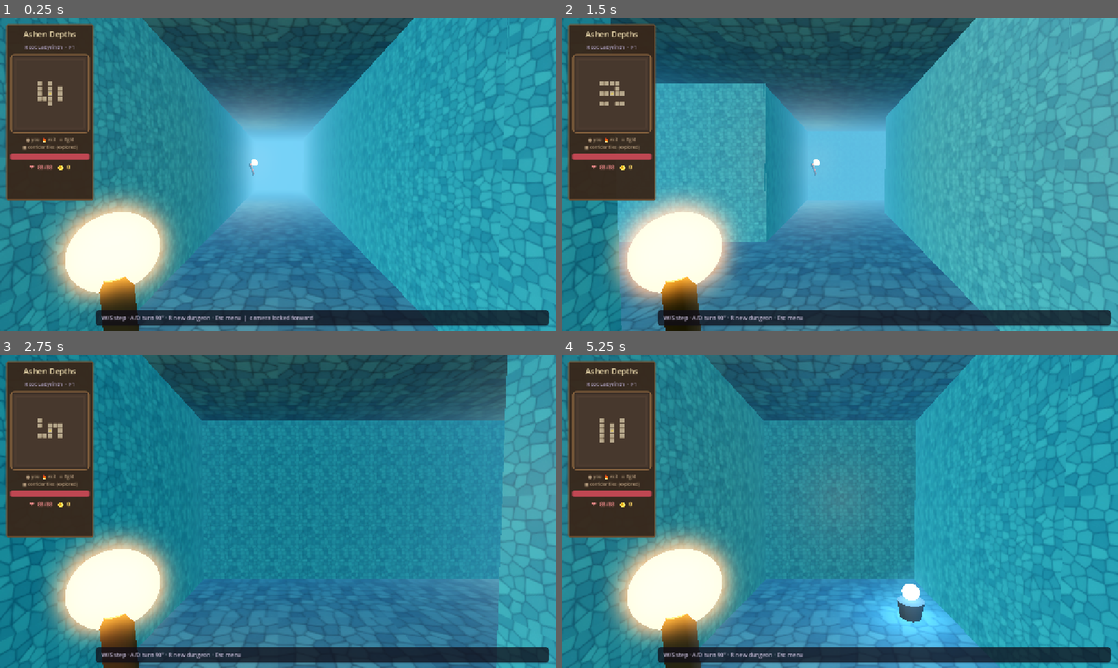
Above: before the commit, frames 1-4 (two rows, left to right).
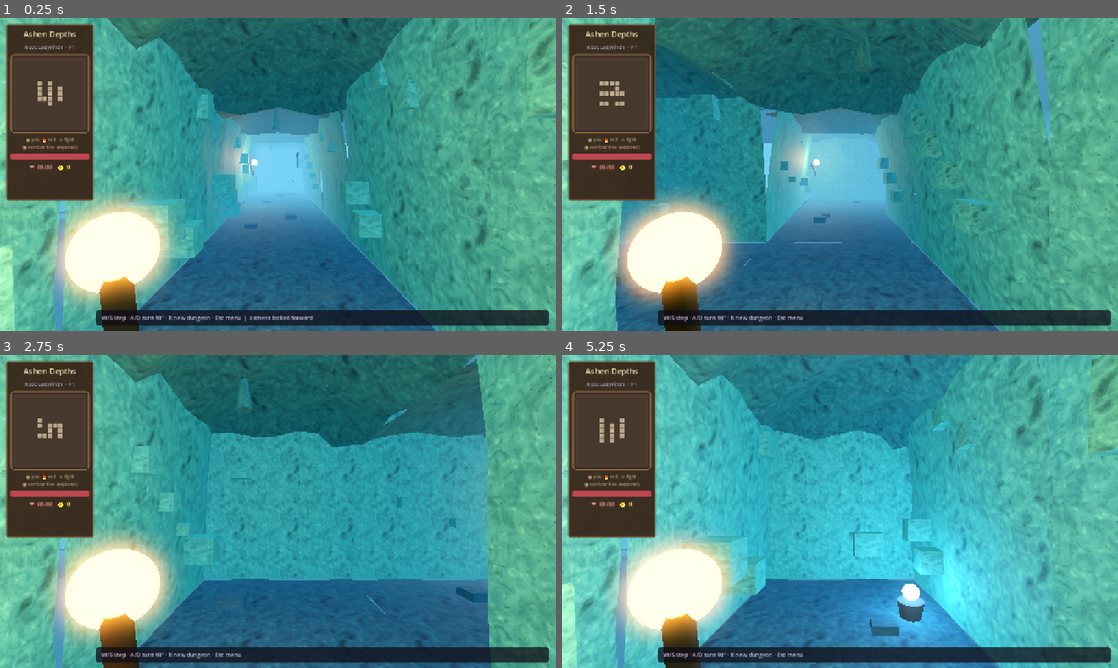
Above: after the commit, the same moments.

Repository: maikalpandas-lgtm/ashen-depths
Game: Godot game, scene res://scenes/main.tscn
Same seed, same stepped clock (60 frames per second), same inputs: the game is played once before the commit and once after it.
Inputs:
- Up to frame 1 (0.25 s): no input
- Up to frame 2 (1.5 s): tap Enter at 0.5 s; hold R (regenerate_dungeon) 0.53-1.28 s; hold W (move_forward) from 0.53 s (still down); tap Space at 1.25 s; tap R (regenerate_dungeon) at 1.35 s
- Up to frame 3 (2.75 s): keep holding W (move_forward); tap Enter at 2 s; hold R (regenerate_dungeon) from 2.03 s (still down)
- Up to frame 4 (5.25 s): keep holding W (move_forward); tap Space at 2.75, 4.25 s; release R (regenerate_dungeon) at 2.78 s; tap R (regenerate_dungeon) at 2.85, 4.35 s; tap Enter at 3.5 s; hold R (regenerate_dungeon) 3.53-4.28 s; hold R (regenerate_dungeon) from 5.03 s (still down)

The runs differ from the first frame. In frame 1, 60% of the frame differs, in the area x 0-100%, y 0-100%; in frame 2, 61%; in frame 3, 56%; in frame 4, 69%.

Commit message:
feat: organic cave tunnel geometry and painted rock textures
Arched walls, vaulted ceiling, uneven floor, rock bulges and
stalactites; domain-warped cave textures for competitor-like feel.

Diff:
--- a/scripts/dungeon_generator.gd
+++ b/scripts/dungeon_generator.gd
@@ -108,10 +108,11 @@
 
 
 func _build_materials() -> void:
-	# Mipmapped tiles + anisotropic-ish filtering via LINEAR_WITH_MIPMAPS
-	_floor_mat = _make_surface_mat(TextureFactory.cave_floor(256), Color(1.05, 1.12, 1.18), 0.9)
-	_wall_mat = _make_surface_mat(TextureFactory.cave_wall(256), Color(1.12, 1.2, 1.18), 0.82)
-	_ceiling_mat = _make_surface_mat(TextureFactory.cave_ceiling(256), Color(0.95, 1.05, 1.08), 0.94)
+	_floor_mat = _make_surface_mat(TextureFactory.cave_floor(256), Color(1.08, 1.15, 1.2), 0.9)
+	_wall_mat = _make_surface_mat(TextureFactory.cave_wall(256), Color(1.15, 1.22, 1.18), 0.8)
+	_ceiling_mat = _make_surface_mat(TextureFactory.cave_ceiling(256), Color(1.0, 1.1, 1.1), 0.92)
+	_crystal_sprite_mat = null
+	_rock_sprite_mat = null
 
 
 func _make_surface_mat(tex: Texture2D, albedo: Color, roughness: float) -> StandardMaterial3D:
@@ -121,29 +122,9 @@
 	m.roughness = roughness
 	m.texture_filter = BaseMaterial3D.TEXTURE_FILTER_LINEAR_WITH_MIPMAPS_ANISOTROPIC
 	m.texture_repeat = true
-	m.uv1_scale = Vector3(2.0, 2.0, 2.0)
+	m.uv1_scale = Vector3(1.4, 1.4, 1.4)
 	m.cull_mode = BaseMaterial3D.CULL_BACK
-	# Read well under dim ambient (competitor-style fill light)
-	m.ao_enabled = false
 	return m
-
-	_crystal_sprite_mat = StandardMaterial3D.new()
-	_crystal_sprite_mat.albedo_texture = TextureFactory.crystal_sprite(64)
-	_crystal_sprite_mat.transparency = BaseMaterial3D.TRANSPARENCY_ALPHA
-	_crystal_sprite_mat.shading_mode = BaseMaterial3D.SHADING_MODE_UNSHADED
-	_crystal_sprite_mat.billboard_mode = BaseMaterial3D.BILLBOARD_FIXED_Y
-	_crystal_sprite_mat.texture_filter = BaseMaterial3D.TEXTURE_FILTER_LINEAR
-	_crystal_sprite_mat.emission_enabled = true
-	_crystal_sprite_mat.emission = Color(0.4, 0.75, 1.0)
-	_crystal_sprite_mat.emission_energy_multiplier = 1.5
-	_crystal_sprite_mat.emission_texture = TextureFactory.crystal_sprite(64)
-
-	_rock_sprite_mat = StandardMaterial3D.new()
-	_rock_sprite_mat.albedo_texture = TextureFactory.rock_pile_sprite(64)
-	_rock_sprite_mat.transparency = BaseMaterial3D.TRANSPARENCY_ALPHA
-	_rock_sprite_mat.shading_mode = BaseMaterial3D.SHADING_MODE_PER_PIXEL
-	_rock_sprite_mat.billboard_mode = BaseMaterial3D.BILLBOARD_FIXED_Y
-	_rock_sprite_mat.albedo_color = Color(1.15, 1.2, 1.15)
 
 
 func _clear_children(node: Node) -> void:
@@ -412,137 +393,208 @@
 	return floor_cells
 
 
-## Art-first: floor/wall/ceiling as textured planes (painted look) + solid colliders.
-## PlaneMesh is XZ facing +Y — floor needs NO rotate; ceiling flips 180° on X.
+## Cave tunnel: arched walls, uneven rock, vaulted ceiling (not a flat box).
 func _build_art_corridor() -> void:
-	## Floor/ceiling = exact cell span (+tiny epsilon). Walls meet at face edges — no pillars.
-	var floor_span := cell_size + 0.02
 	for y in range(grid_height):
 		for x in range(grid_width):
 			if not _is_walkable(_get_cell(x, y)):
 				continue
 			var world := cell_to_world(Vector2i(x, y))
-			_add_plane(
-				geometry_root,
-				world + Vector3(0, 0.0, 0),
-				Vector2(floor_span, floor_span),
-				_floor_mat,
-				Vector3(0, 0, 0),
-				false
-			)
-			_add_solid_box(
-				world + Vector3(0, -0.25, 0),
-				Vector3(cell_size, 0.5, cell_size)
-			)
-			_add_plane(
-				geometry_root,
-				world + Vector3(0, wall_height, 0),
-				Vector2(floor_span, floor_span),
-				_ceiling_mat,
-				Vector3(180, 0, 0),
-				false
-			)
-			_add_solid_box(
-				world + Vector3(0, wall_height + 0.2, 0),
-				Vector3(cell_size, 0.4, cell_size)
-			)
-			_maybe_wall_plane(x, y, 1, 0, world)
-			_maybe_wall_plane(x, y, -1, 0, world)
-			_maybe_wall_plane(x, y, 0, 1, world)
-			_maybe_wall_plane(x, y, 0, -1, world)
-
-
-func _maybe_wall_plane(x: int, y: int, dx: int, dy: int, world: Vector3) -> void:
-	if _is_walkable(_get_cell(x + dx, y + dy)):
-		return
-	# Exact cell face: width = cell_size so L-corners meet at an edge (no pillars, no overhang).
-	var edge := cell_size * 0.5
-	var pos := world + Vector3(float(dx) * edge, wall_height * 0.5, float(dy) * edge)
-	var into := Vector3(-float(dx), 0.0, -float(dy))
-	# Epsilon only — closes raster gaps without sticking into the corridor
-	_add_wall_plane(pos, into, cell_size + 0.02, wall_height, _wall_mat)
-
-
-func _add_wall_plane(pos: Vector3, face_into: Vector3, width: float, height: float, mat: Material) -> void:
-	## Single-sided wall on the cell face; neighbors share edges cleanly.
+			var seed_h := x * 73856093 ^ y * 19349663
+
+			# Uneven rocky floor
+			_add_cave_floor(world, seed_h)
+			_add_solid_box(world + Vector3(0, -0.3, 0), Vector3(cell_size, 0.55, cell_size))
+
+			# Vaulted ceiling piece + stalactites
+			_add_cave_ceiling(world, seed_h)
+			_add_solid_box(world + Vector3(0, wall_height + 0.35, 0), Vector3(cell_size, 0.5, cell_size))
+
+			_maybe_cave_wall(x, y, 1, 0, world, seed_h)
+			_maybe_cave_wall(x, y, -1, 0, world, seed_h + 11)
+			_maybe_cave_wall(x, y, 0, 1, world, seed_h + 23)
+			_maybe_cave_wall(x, y, 0, -1, world, seed_h + 37)
+
+
+func _add_cave_floor(world: Vector3, seed_h: int) -> void:
+	## Slightly warped floor mesh + low rock plates.
 	var mi := MeshInstance3D.new()
 	var st := SurfaceTool.new()
 	st.begin(Mesh.PRIMITIVE_TRIANGLES)
-	var hw := width * 0.5
-	var hh := height * 0.5
-	var tile_u := 2.0
-	var tile_v := 2.0
-	_quad_uv_rect(
-		st,
-		Vector3(-hw, -hh, 0), Vector3(hw, -hh, 0), Vector3(hw, hh, 0), Vector3(-hw, hh, 0),
-		Vector3(0, 0, 1),
-		tile_u, tile_v
-	)
+	var segs := 3
+	var half := cell_size * 0.5
+	for j in range(segs):
+		for i in range(segs):
+			var u0 := float(i) / float(segs)
+			var v0 := float(j) / float(segs)
+			var u1 := float(i + 1) / float(segs)
+			var v1 := float(j + 1) / float(segs)
+			var p00 := _floor_pt(world, u0, v0, half, seed_h)
+			var p10 := _floor_pt(world, u1, v0, half, seed_h)
+			var p11 := _floor_pt(world, u1, v1, half, seed_h)
+			var p01 := _floor_pt(world, u0, v1, half, seed_h)
+			_tri(st, p00, p10, p11, Vector3.UP, u0, v0, u1, v0, u1, v1)
+			_tri(st, p00, p11, p01, Vector3.UP, u0, v0, u1, v1, u0, v1)
+	st.generate_normals()
 	mi.mesh = st.commit()
-	mi.material_override = mat
+	mi.material_override = _floor_mat
 	mi.cast_shadow = GeometryInstance3D.SHADOW_CASTING_SETTING_OFF
-
-	var yaw := 0.0
-	if absf(face_into.x) > 0.5:
-		yaw = -PI * 0.5 if face_into.x > 0.0 else PI * 0.5
-	else:
-		yaw = 0.0 if face_into.z < 0.0 else PI
-	# Nudge 1cm into the wall (away from corridor) so face is not inside the walk volume
-	var pos_nudge := pos - face_into * 0.01
-	mi.transform = Transform3D(Basis.from_euler(Vector3(0, yaw, 0)), pos_nudge)
 	geometry_root.add_child(mi)
 
-	# Thin collider behind the face (outside walk space)
-	var col_size := Vector3(width, height, 0.2) if absf(face_into.z) > 0.5 else Vector3(0.2, height, width)
-	_add_solid_box(pos - face_into * 0.12, col_size)
-
-
-func _quad_uv_rect(
+	# A few low floor rocks (same material — no white junk)
+	var n_rocks: int = 1 + absi(seed_h) % 2
+	for r in range(n_rocks):
+		var ox := (float((seed_h >> (r * 3)) % 100) / 100.0 - 0.5) * cell_size * 0.55
+		var oz := (float((seed_h >> (r * 5 + 2)) % 100) / 100.0 - 0.5) * cell_size * 0.55
+		var s: float = 0.25 + float((seed_h >> (r + 4)) % 10) / 40.0
+		_add_textured_box(
+			world + Vector3(ox, s * 0.25, oz),
+			Vector3(s, s * 0.35, s * 0.9),
+			_floor_mat,
+			false
+		)
+
+
+func _floor_pt(world: Vector3, u: float, v: float, half: float, seed_h: int) -> Vector3:
+	var x := (u - 0.5) * 2.0 * half
+	var z := (v - 0.5) * 2.0 * half
+	var h := 0.02 * sin(u * 9.0 + float(seed_h % 7)) * cos(v * 8.0)
+	return world + Vector3(x, h, z)
+
+
+func _add_cave_ceiling(world: Vector3, seed_h: int) -> void:
+	## Vault: higher in center, lower near walls — tunnel roof.
+	var mi := MeshInstance3D.new()
+	var st := SurfaceTool.new()
+	st.begin(Mesh.PRIMITIVE_TRIANGLES)
+	var segs := 4
+	var half := cell_size * 0.5
+	for j in range(segs):
+		for i in range(segs):
+			var u0 := float(i) / float(segs)
+			var v0 := float(j) / float(segs)
+			var u1 := float(i + 1) / float(segs)
+			var v1 := float(j + 1) / float(segs)
+			var p00 := _ceil_pt(world, u0, v0, half, seed_h)
+			var p10 := _ceil_pt(world, u1, v0, half, seed_h)
+			var p11 := _ceil_pt(world, u1, v1, half, seed_h)
+			var p01 := _ceil_pt(world, u0, v1, half, seed_h)
+			# Flip winding so normal faces down into tunnel
+			_tri(st, p00, p11, p10, Vector3.DOWN, u0, v0, u1, v1, u1, v0)
+			_tri(st, p00, p01, p11, Vector3.DOWN, u0, v0, u0, v1, u1, v1)
+	st.generate_normals()
+	mi.mesh = st.commit()
+	mi.material_override = _ceiling_mat
+	mi.cast_shadow = GeometryInstance3D.SHADOW_CASTING_SETTING_OFF
+	geometry_root.add_child(mi)
+
+	# Stalactites
+	if (seed_h % 3) == 0:
+		var sx := (float(seed_h % 50) / 50.0 - 0.5) * cell_size * 0.4
+		var sz := (float((seed_h / 7) % 50) / 50.0 - 0.5) * cell_size * 0.4
+		var h: float = 0.35 + float(absi(seed_h) % 20) / 40.0
+		var st_mi := MeshInstance3D.new()
+		var cyl := CylinderMesh.new()
+		cyl.top_radius = 0.02
+		cyl.bottom_radius = 0.1
+		cyl.height = h
+		st_mi.mesh = cyl
+		st_mi.material_override = _ceiling_mat
+		st_mi.position = world + Vector3(sx, wall_height - h * 0.45, sz)
+		st_mi.cast_shadow = GeometryInstance3D.SHADOW_CASTING_SETTING_OFF
+		geometry_root.add_child(st_mi)
+
+
+func _ceil_pt(world: Vector3, u: float, v: float, half: float, seed_h: int) -> Vector3:
+	var x := (u - 0.5) * 2.0 * half
+	var z := (v - 0.5) * 2.0 * half
+	# Arch: edges lower, center higher (vault)
+	var edge := maxf(absf(u - 0.5), absf(v - 0.5)) * 2.0
+	var arch := edge * edge * 0.55
+	var noise := 0.08 * sin((u + v) * 12.0 + float(seed_h % 5))
+	return world + Vector3(x, wall_height - arch + noise, z)
+
+
+func _maybe_cave_wall(x: int, y: int, dx: int, dy: int, world: Vector3, seed_h: int) -> void:
+	if _is_walkable(_get_cell(x + dx, y + dy)):
+		return
+	var into := Vector3(-float(dx), 0.0, -float(dy))
+	var edge := cell_size * 0.5
+	var base := world + Vector3(float(dx) * edge, 0.0, float(dy) * edge)
+	_add_cave_wall_mesh(base, into, seed_h)
+	# Solid collider slightly outside walk space
+	var col_size := Vector3(cell_size, wall_height, 0.35) if absf(into.z) > 0.5 else Vector3(0.35, wall_height, cell_size)
+	_add_solid_box(base - into * 0.15 + Vector3(0, wall_height * 0.5, 0), col_size)
+	# Rock bulges into tunnel (same wall mat)
+	_add_wall_rocks(base, into, seed_h)
+
+
+func _add_cave_wall_mesh(base: Vector3, face_into: Vector3, seed_h: int) -> void:
+	## Wall strip: arches inward near the top (tunnel profile) + noise bumps.
+	var mi := MeshInstance3D.new()
+	var st := SurfaceTool.new()
+	st.begin(Mesh.PRIMITIVE_TRIANGLES)
+	var segs_w := 4
+	var segs_h := 5
+	var width := cell_size + 0.02
+	var right := Vector3(-face_into.z, 0.0, face_into.x)  # along the wall
+
+	for j in range(segs_h):
+		for i in range(segs_w):
+			var u0 := float(i) / float(segs_w)
+			var v0 := float(j) / float(segs_h)
+			var u1 := float(i + 1) / float(segs_w)
+			var v1 := float(j + 1) / float(segs_h)
+			var p00 := _wall_pt(base, face_into, right, u0, v0, width, seed_h)
+			var p10 := _wall_pt(base, face_into, right, u1, v0, width, seed_h)
+			var p11 := _wall_pt(base, face_into, right, u1, v1, width, seed_h)
+			var p01 := _wall_pt(base, face_into, right, u0, v1, width, seed_h)
+			_tri(st, p00, p10, p11, face_into, u0, v0, u1, v0, u1, v1)
+			_tri(st, p00, p11, p01, face_into, u0, v0, u1, v1, u0, v1)
+	st.generate_normals()
+	mi.mesh = st.commit()
+	mi.material_override = _wall_mat
+	mi.cast_shadow = GeometryInstance3D.SHADOW_CASTING_SETTING_OFF
+	geometry_root.add_child(mi)
+
+
+func _wall_pt(base: Vector3, face_into: Vector3, right: Vector3, u: float, v: float, width: float, seed_h: int) -> Vector3:
+	## v=0 floor, v=1 ceiling. Depth into corridor grows with height (arch).
+	var along := (u - 0.5) * width
+	var h := v * wall_height
+	var arch := v * v * 0.42  # lean into corridor near top
+	var bump := 0.06 * sin(u * TAU * 2.0 + float(seed_h % 9)) * sin(v * PI * 2.0)
+	var depth := arch + bump  # along face_into (into walk space)
+	# Keep bulk of wall outside: start slightly outside, arch comes in
+	return base + right * along + Vector3.UP * h + face_into * (depth - 0.02)
+
+
+func _add_wall_rocks(base: Vector3, face_into: Vector3, seed_h: int) -> void:
+	var count: int = 2 + absi(seed_h) % 3
+	var right := Vector3(-face_into.z, 0.0, face_into.x)
+	for i in range(count):
+		var t := (float(i) + 0.5) / float(count) - 0.5
+		var h: float = 0.35 + float((seed_h + i * 17) % 100) / 100.0 * (wall_height - 0.9)
+		var s: float = 0.2 + float((seed_h + i) % 8) / 25.0
+		var pos := base + right * (t * cell_size * 0.7) + Vector3.UP * h + face_into * (0.08 + s * 0.25)
+		_add_textured_box(pos, Vector3(s * 1.1, s * 0.9, s * 0.85), _wall_mat, false)
+
+
+func _tri(
 	st: SurfaceTool,
-	a: Vector3, b: Vector3, c: Vector3, d: Vector3,
+	a: Vector3, b: Vector3, c: Vector3,
 	n: Vector3,
-	u_tile: float,
-	v_tile: float
+	ua: float, va: float, ub: float, vb: float, uc: float, vc: float
 ) -> void:
 	st.set_normal(n)
-	st.set_uv(Vector2(0, v_tile))
+	st.set_uv(Vector2(ua * 2.0, va * 2.0))
 	st.add_vertex(a)
 	st.set_normal(n)
-	st.set_uv(Vector2(u_tile, v_tile))
+	st.set_uv(Vector2(ub * 2.0, vb * 2.0))
 	st.add_vertex(b)
 	st.set_normal(n)
-	st.set_uv(Vector2(u_tile, 0))
+	st.set_uv(Vector2(uc * 2.0, vc * 2.0))
 	st.add_vertex(c)
-	st.set_normal(n)
-	st.set_uv(Vector2(0, v_tile))
-	st.add_vertex(a)
-	st.set_normal(n)
-	st.set_uv(Vector2(u_tile, 0))
-	st.add_vertex(c)
-	st.set_normal(n)
-	st.set_uv(Vector2(0, 0))
-	st.add_vertex(d)
-
-
-func _quad_uv(st: SurfaceTool, a: Vector3, b: Vector3, c: Vector3, d: Vector3, n: Vector3, tile: float) -> void:
-	st.set_normal(n)
-	st.set_uv(Vector2(0, tile))
-	st.add_vertex(a)
-	st.set_normal(n)
-	st.set_uv(Vector2(tile, tile))
-	st.add_vertex(b)
-	st.set_normal(n)
-	st.set_uv(Vector2(tile, 0))
-	st.add_vertex(c)
-	st.set_normal(n)
-	st.set_uv(Vector2(0, tile))
-	st.add_vertex(a)
-	st.set_normal(n)
-	st.set_uv(Vector2(tile, 0))
-	st.add_vertex(c)
-	st.set_normal(n)
-	st.set_uv(Vector2(0, 0))
-	st.add_vertex(d)
 
 
 func _add_solid_box(pos: Vector3, size: Vector3) -> void:
@@ -558,7 +610,7 @@
 	geometry_root.add_child(body)
 
 
-func _add_textured_box(pos: Vector3, size: Vector3, mat: Material) -> void:
+func _add_textured_box(pos: Vector3, size: Vector3, mat: Material, collision: bool = true) -> void:
 	var mi := MeshInstance3D.new()
 	var box := BoxMesh.new()
 	box.size = size
@@ -567,7 +619,8 @@
 	mi.position = pos
 	mi.cast_shadow = GeometryInstance3D.SHADOW_CASTING_SETTING_OFF
 	geometry_root.add_child(mi)
-	_add_solid_box(pos, size)
+	if collision:
+		_add_solid_box(pos, size)
 
 
 func _add_plane(
--- a/scripts/texture_factory.gd
+++ b/scripts/texture_factory.gd
@@ -1,179 +1,120 @@
 extends RefCounted
-## Hand-painted-ish cave tiles: large stone chunks + dark grout (not noise static).
+## Organic cave paint — flowing rock, cracks, wet sheen (competitor-like).
 
 
 static func cave_wall(size: int = 256) -> ImageTexture:
-	## Softer stones — less ink contrast (avoids moire / aliasing up close).
-	return _stone_tile(
+	return _organic_rock(
 		size,
-		Color(0.16, 0.32, 0.36),
-		Color(0.26, 0.48, 0.50),
-		Color(0.36, 0.60, 0.58),
-		Color(0.48, 0.72, 0.68),
-		0.14,
+		Color(0.10, 0.28, 0.32),
+		Color(0.20, 0.48, 0.50),
+		Color(0.34, 0.66, 0.60),
+		Color(0.50, 0.82, 0.72),
+		Color(0.06, 0.14, 0.16),
 		true
 	)
 
 
 static func cave_floor(size: int = 256) -> ImageTexture:
-	return _stone_tile(
+	return _organic_rock(
 		size,
-		Color(0.10, 0.18, 0.22),
-		Color(0.18, 0.32, 0.38),
-		Color(0.26, 0.42, 0.46),
-		Color(0.34, 0.52, 0.54),
-		0.15,
+		Color(0.08, 0.16, 0.22),
+		Color(0.14, 0.28, 0.34),
+		Color(0.22, 0.40, 0.44),
+		Color(0.32, 0.52, 0.54),
+		Color(0.05, 0.10, 0.14),
 		false
 	)
 
 
 static func cave_ceiling(size: int = 256) -> ImageTexture:
-	var img := _stone_tile_image(
+	var tex := _organic_rock(
 		size,
-		Color(0.08, 0.14, 0.16),
-		Color(0.16, 0.30, 0.34),
-		Color(0.24, 0.40, 0.40),
-		Color(0.30, 0.48, 0.46),
-		0.13,
-		false
+		Color(0.08, 0.22, 0.26),
+		Color(0.16, 0.38, 0.40),
+		Color(0.26, 0.52, 0.48),
+		Color(0.36, 0.64, 0.56),
+		Color(0.05, 0.12, 0.14),
+		true
 	)
-	for x in range(size):
-		if _hash(x, 7) < 0.88:
-			continue
-		var len := 6 + int(_hash(x, 9) * 28.0)
-		for y in range(mini(len, size)):
-			var c := img.get_pixel(x, y)
-			img.set_pixel(x, y, c.darkened(0.08))
-	return _tex_with_mips(img)
+	return tex
 
 
-static func _stone_tile(
+static func _organic_rock(
 	size: int,
-	grout: Color,
+	deep: Color,
 	base: Color,
 	mid: Color,
 	hi: Color,
-	cell_scale: float,
-	vertical: bool
+	crack: Color,
+	drips: bool
 ) -> ImageTexture:
-	return _tex_with_mips(_stone_tile_image(size, grout, base, mid, hi, cell_scale, vertical))
+	var img := Image.create(size, size, false, Image.FORMAT_RGBA8)
+	for y in range(size):
+		for x in range(size):
+			# Domain-warped FBM → flowing “painted” rock
+			var wx := float(x) + _fbm(x, y, 0.04) * 28.0
+			var wy := float(y) + _fbm(x + 50, y + 20, 0.05) * 28.0
+			var n1 := _fbm(int(wx), int(wy), 0.035)
+			var n2 := _fbm(int(wx * 1.7), int(wy * 1.7), 0.08)
+			var n3 := _fbm(x * 3, y * 3, 0.15)
+
+			var ridge := absf(n1 - 0.5) * 2.0
+			var c := deep.lerp(base, n1).lerp(mid, n2 * 0.55)
+			c = c.lerp(hi, (1.0 - ridge) * n2 * 0.35)
+
+			# Dark cracks along low ridges
+			if ridge > 0.72 or n3 < 0.18:
+				c = c.lerp(crack, 0.55)
+			elif ridge > 0.55:
+				c = c.lerp(crack, 0.22)
+
+			# Soft highlight blobs (wet rock)
+			if n2 > 0.7 and ridge < 0.4:
+				c = c.lerp(hi, 0.2)
+
+			# Subtle grain
+			if _hash(x, y) > 0.97:
+				c = c.lightened(0.05)
+
+			# Ceiling drips
+			if drips and _hash(x, 3) > 0.94:
+				var drip_len := int(12.0 + _hash(x, 9) * 50.0)
+				if y < drip_len:
+					c = c.darkened(0.1 + float(y) / float(size) * 0.08)
+
+			img.set_pixel(x, y, c)
+
+	# Soft ink outline pass (hand-paint edge)
+	var out := img.duplicate()
+	for y in range(1, size - 1):
+		for x in range(1, size - 1):
+			var c := img.get_pixel(x, y)
+			var l := c.get_luminance()
+			var dl := absf(l - img.get_pixel(x + 1, y).get_luminance()) + absf(l - img.get_pixel(x, y + 1).get_luminance())
+			if dl > 0.08:
+				out.set_pixel(x, y, c.darkened(0.12))
+			else:
+				out.set_pixel(x, y, c)
+	return _tex_with_mips(out)
 
 
 static func _tex_with_mips(img: Image) -> ImageTexture:
-	## Mipmaps kill close-up aliasing / “3D sparkle” on walls.
 	if img.get_format() != Image.FORMAT_RGBA8:
 		img.convert(Image.FORMAT_RGBA8)
 	img.generate_mipmaps()
-	var tex := ImageTexture.create_from_image(img)
-	return tex
-
-
-static func _stone_tile_image(
-	size: int,
-	grout: Color,
-	base: Color,
-	mid: Color,
-	hi: Color,
-	cell_scale: float,
-	vertical: bool
-) -> Image:
-	var img := Image.create(size, size, false, Image.FORMAT_RGBA8)
-	# Precompute Worley feature points on a coarse grid
-	var gw := maxi(4, int(1.0 / cell_scale) + 2)
-	var gh := gw
-	if vertical:
-		gh = maxi(5, int(1.0 / (cell_scale * 0.75)) + 2)
-	var points: Array[Vector2] = []
-	var point_ids: Array[int] = []
-	for j in range(gh):
-		for i in range(gw):
-			var px := (float(i) + 0.15 + _hash(i, j) * 0.7) / float(gw) * float(size)
-			var py := (float(j) + 0.15 + _hash(i + 3, j + 5) * 0.7) / float(gh) * float(size)
-			points.append(Vector2(px, py))
-			point_ids.append(i * 31 + j * 17)
-
-	for y in range(size):
-		for x in range(size):
-			var p := Vector2(float(x), float(y))
-			var best_d := 1e9
-			var second_d := 1e9
-			var best_id := 0
-			for k in range(points.size()):
-				var d: float = p.distance_to(points[k])
-				if d < best_d:
-					second_d = best_d
-					best_d = d
-					best_id = point_ids[k]
-				elif d < second_d:
-					second_d = d
-
-			# Soft edge blend (hard grout = moire when close)
-			var edge := second_d - best_d
-			var edge_w := 4.5 + _hash(best_id, 2) * 2.5
-			var blend := clampf(1.0 - edge / edge_w, 0.0, 1.0)
-			blend = blend * blend  # smoother falloff
-
-			var t := _hash(best_id, 0)
-			var t2 := _hash(best_id, 1)
-			var c := base.lerp(mid, t).lerp(hi, t2 * 0.28)
-			var shade := clampf(best_d / (float(size) * cell_scale * 4.0), 0.0, 1.0)
-			c = c.darkened(shade * 0.12)
-			if _hash(x, y) > 0.96:
-				c = c.lightened(0.04)
-			# Soft grout, not razor ink lines
-			c = c.lerp(grout, blend * 0.75)
-			img.set_pixel(x, y, c)
-	return img
+	return ImageTexture.create_from_image(img)
 
 
 static func crystal_sprite(size: int = 64) -> ImageTexture:
 	var img := Image.create(size, size, false, Image.FORMAT_RGBA8)
 	img.fill(Color(0, 0, 0, 0))
-	var cx := size / 2.0
-	var cy := size * 0.62
-	for y in range(size):
-		for x in range(size):
-			var dx := (float(x) - cx) / (size * 0.22)
-			var dy := (float(y) - cy) / (size * 0.55)
-			var d := absf(dx) + absf(dy)
-			if d < 1.0 and dy < 0.85:
-				var t := 1.0 - d
-				var c := Color(0.45, 0.85, 1.0, 0.95).lerp(Color(0.9, 0.97, 1.0, 1.0), t)
-				if absf(dx) < 0.12:
-					c = c.lightened(0.25)
-				# dark outline
-				if d > 0.88:
-					c = Color(0.15, 0.25, 0.3, 0.9)
-				img.set_pixel(x, y, c)
 	return _tex_with_mips(img)
 
 
 static func rock_pile_sprite(size: int = 64) -> ImageTexture:
 	var img := Image.create(size, size, false, Image.FORMAT_RGBA8)
 	img.fill(Color(0, 0, 0, 0))
-	_soft_circle(img, size * 0.35, size * 0.62, size * 0.22, Color(0.2, 0.4, 0.42, 1))
-	_soft_circle(img, size * 0.55, size * 0.58, size * 0.2, Color(0.28, 0.5, 0.48, 1))
-	_soft_circle(img, size * 0.45, size * 0.72, size * 0.18, Color(0.16, 0.32, 0.36, 1))
-	return ImageTexture.create_from_image(img)
-
-
-static func _soft_circle(img: Image, cx: float, cy: float, r: float, col: Color) -> void:
-	var size := img.get_width()
-	for y in range(size):
-		for x in range(size):
-			var d := Vector2(float(x) - cx, float(y) - cy).length() / r
-			if d < 1.0:
-				var a := clampf(1.0 - d * d, 0.0, 1.0)
-				var prev := img.get_pixel(x, y)
-				var out := col
-				out.a = maxf(prev.a, a * col.a)
-				if prev.a > 0.01:
-					out = prev.lerp(col, a * 0.7)
-					out.a = maxf(prev.a, a)
-				# outline
-				if d > 0.85:
-					out = out.darkened(0.25)
-				img.set_pixel(x, y, out)
+	return _tex_with_mips(img)
 
 
 static func _hash(x: int, y: int) -> float:
@@ -181,3 +122,26 @@
 	n = (n ^ (n >> 13)) * 1274126177
 	n = n ^ (n >> 16)
 	return float(n & 0xFFFF) / 65535.0
+
+
+static func _fbm(x: int, y: int, freq: float) -> float:
+	var xf := float(x) * freq
+	var yf := float(y) * freq
+	var v := 0.0
+	var amp := 0.5
+	for _i in range(4):
+		var ix := int(floor(xf))
+		var iy := int(floor(yf))
+		var fx := xf - float(ix)
+		var fy := yf - float(iy)
+		var a := _hash(ix, iy)
+		var b := _hash(ix + 1, iy)
+		var c := _hash(ix, iy + 1)
+		var d := _hash(ix + 1, iy + 1)
+		var u := fx * fx * (3.0 - 2.0 * fx)
+		var w := fy * fy * (3.0 - 2.0 * fy)
+		v += lerpf(lerpf(a, b, u), lerpf(c, d, u), w) * amp
+		xf *= 2.0
+		yf *= 2.0
+		amp *= 0.5
+	return clampf(v, 0.0, 1.0)
